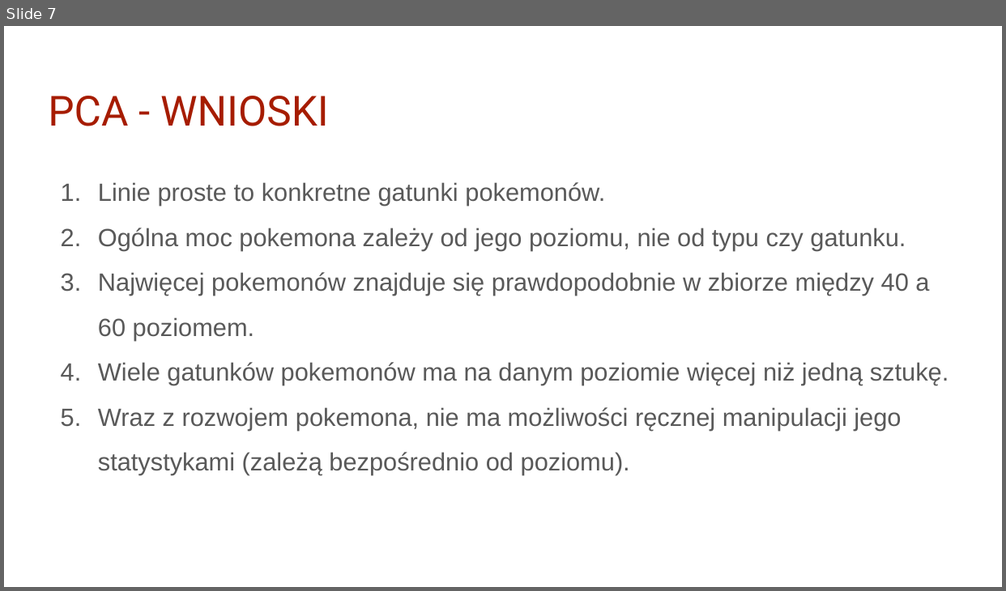
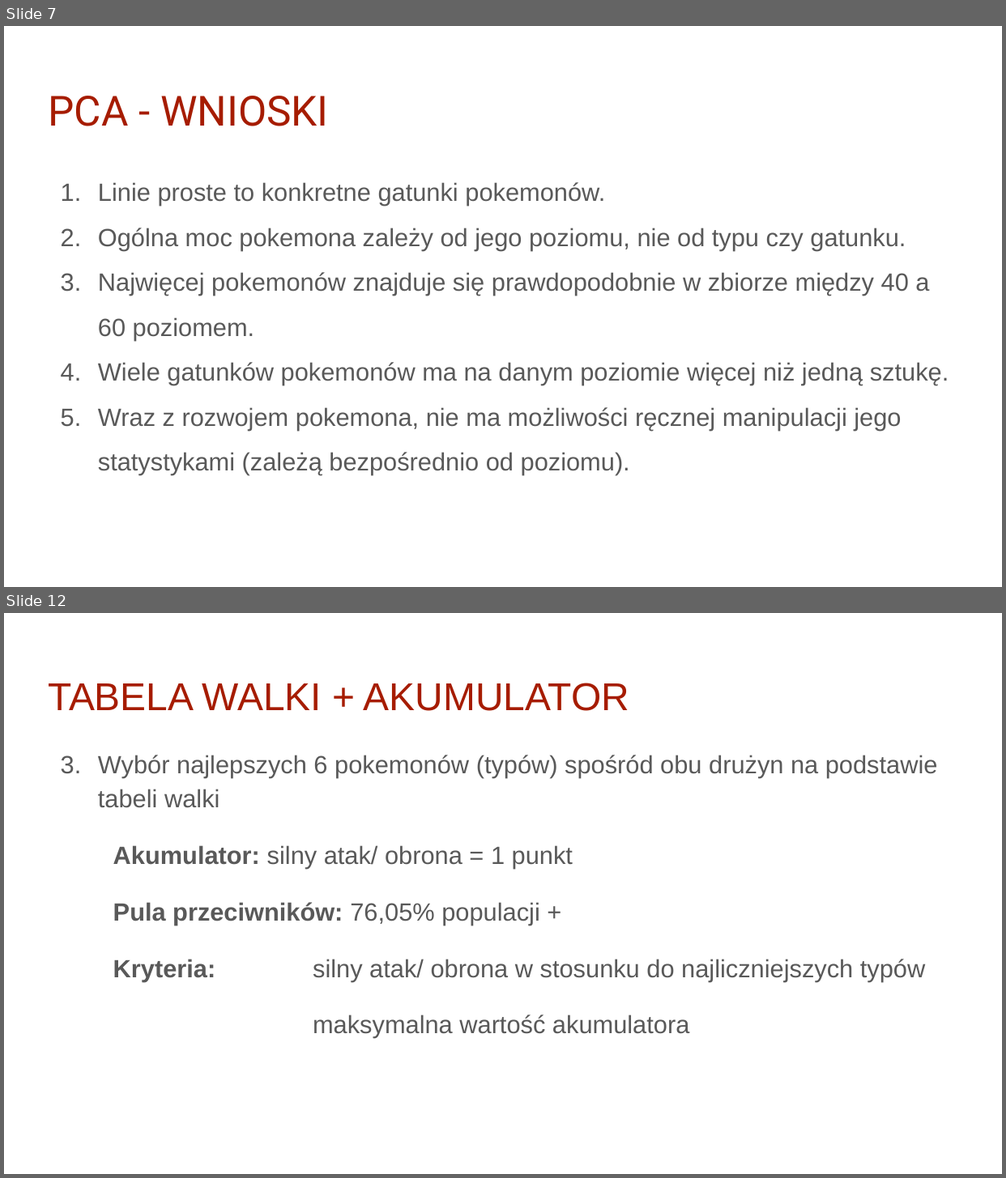
Before and after one commit to infoshareacademy/jdsz4-pg_team, a slide deck: python_project/03 presentation/Pokemony iSA Python.pptx. Shown one above the other, each under a label of ours: slide 7 before the commit, slides 7 and 12 after it; the slides between them are not shown. The pictures are 1006x591 and 1006x1178 pixels, drawn with LibreOffice and Linux fonts; fonts in the diff are those of the drawing; background and template pictures are left out. Boxes give left, top, right and bottom in pixels: in the first picture for what was removed or moved away, otherwise in the second. Text is boxed around its words. In the diff, an @@ line names an element or a change of style, - is before the commit and + after.

```diff
--- a/python_project/03 presentation/Pokemony iSA Python.pptx
+++ b/python_project/03 presentation/Pokemony iSA Python.pptx
@@ slide 12 added at (4, 613, 1002, 1174), background #FFFFFF @@
@@ title added at (48, 683, 629, 711), 28 pt, text #A61C00 @@
+TABELA WALKI + AKUMULATOR
@@ text added at (98, 755, 938, 1038), 18 pt, text #595959 @@
+3. Wybór najlepszych 6 pokemonów (typów) spośród obu drużyn na podstawie tabeli walki
+  Akumulator: silny atak/ obrona = 1 punkt
+  Pula przeciwników: 76,05% populacji +
+  Kryteria: silny atak/ obrona w stosunku do najliczniejszych typów
+  maksymalna wartość akumulatora
```
Also in this commit, not shown: 12 other slides added.
